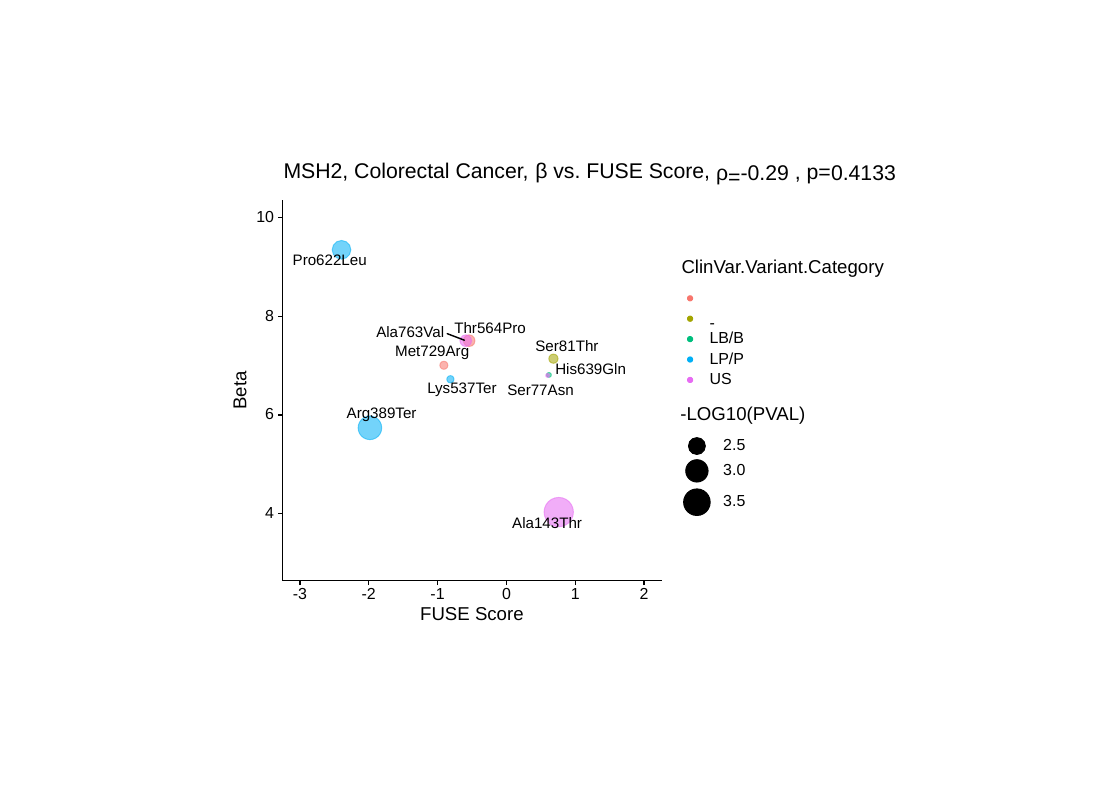
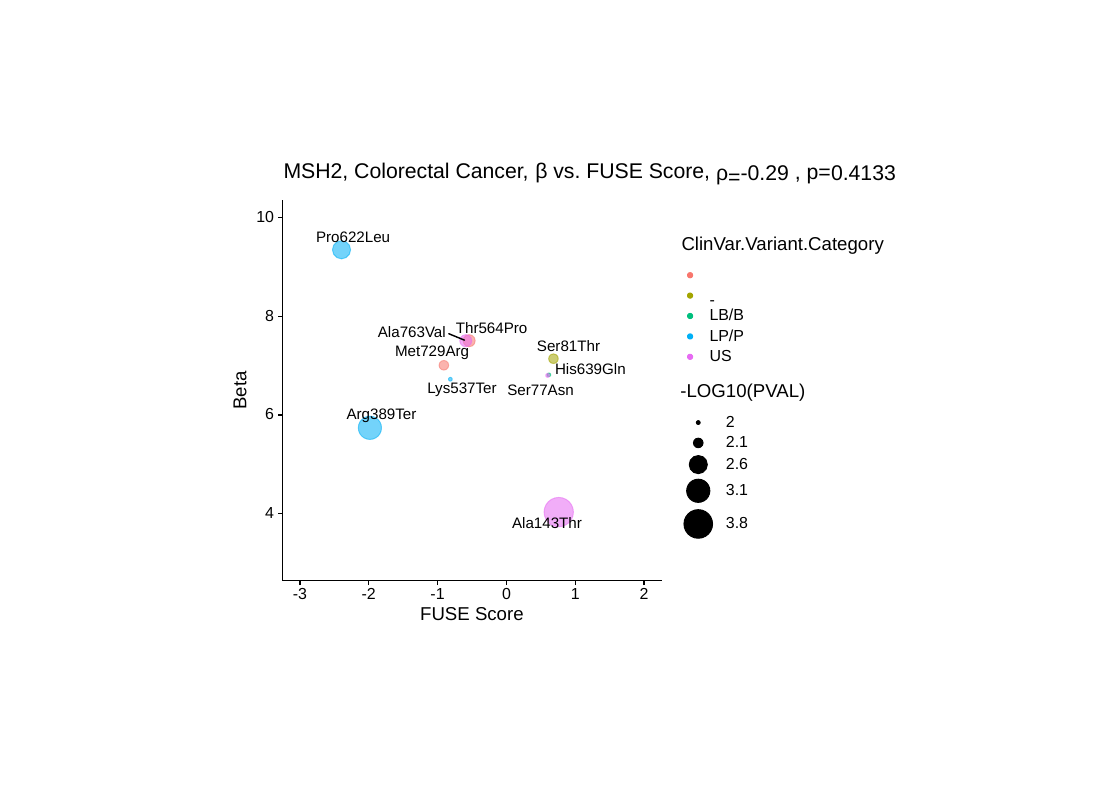
Before and after one commit to ygrepo/ArchitectureOfCancer, a slide deck: slide 1 of outputs/figures/20231122_MSH2_Beta_Fuse.pptx. Drawn at 1120x792 pixels with LibreOffice and Linux fonts; fonts in the diff are those of the drawing. Boxes give left, top, right and bottom in pixels: in the first picture for what was removed or moved away, otherwise in the second. Text is boxed around its words. In the diff, an @@ line names an element or a change of style, - is before the commit and + after.

```diff
--- a/outputs/figures/20231122_MSH2_Beta_Fuse.pptx
+++ b/outputs/figures/20231122_MSH2_Beta_Fuse.pptx
@@ text "Pro622Leu": place and size @@
-text "Pro622Leu" at [293, 253, 367, 265]
+text "Pro622Leu" at [316, 231, 390, 246]
@@ 6 texts, 5 ellipses: place and size @@
-6 texts, 5 ellipses at [680, 259, 884, 424]
+6 texts, 5 ellipses at [680, 236, 884, 401]
@@ freeform shape at [449, 334, 464, 341]: outline redrawn @@
@@ ellipse: place and size @@
-ellipse at [685, 459, 707, 482]
+ellipse at [693, 438, 703, 448]
@@ ellipse: place and size @@
-ellipse at [688, 437, 706, 455]
+ellipse at [696, 420, 700, 424]
@@ text at [726, 436, 748, 447]: text changed @@
-2.5
+2.1
@@ ellipse: place and size @@
-ellipse at [683, 489, 710, 516]
+ellipse at [689, 456, 707, 474]
@@ group added at [683, 416, 748, 538]: 2 ellipses, 2 texts @@
+2
+2.6
@@ text at [726, 484, 748, 495]: text changed @@
-3.5
+3.1
@@ text at [726, 517, 748, 528]: text changed @@
-3.0
+3.8
```
Also in this commit, not shown: 2 other files.
